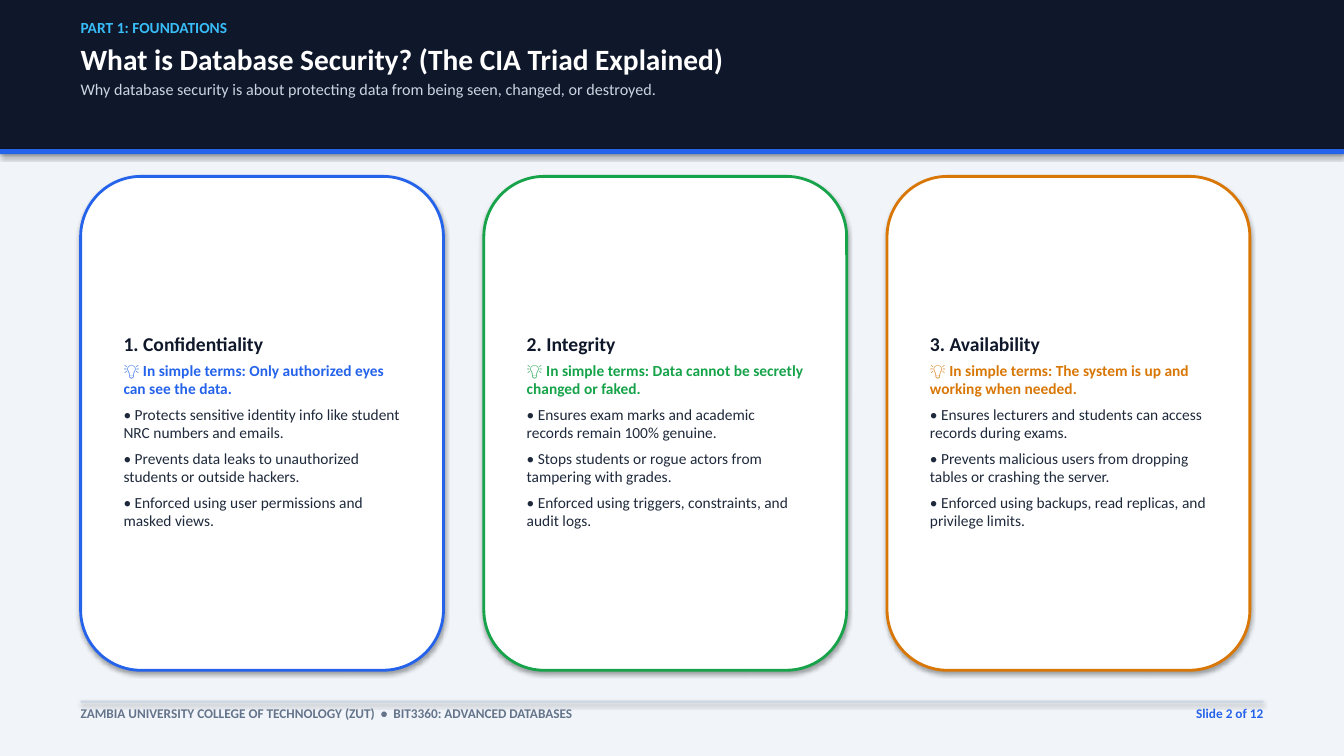
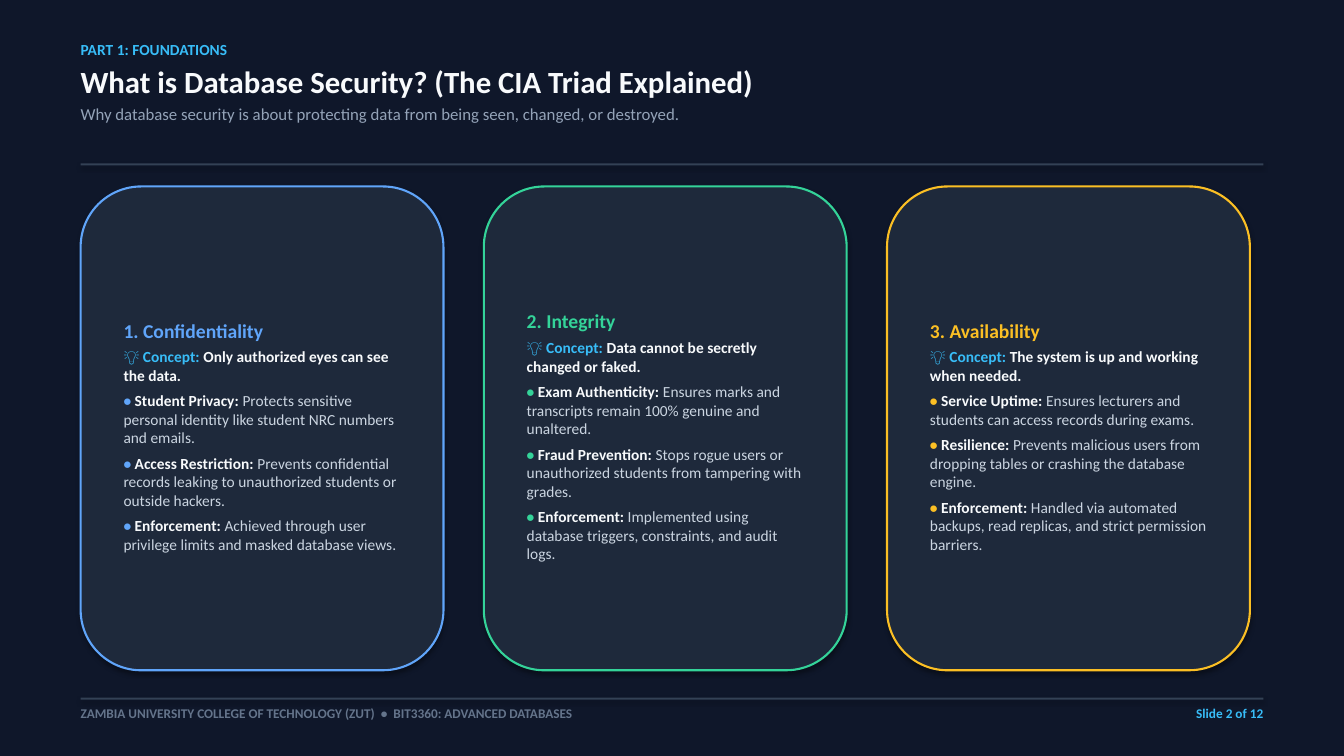
Before and after one commit to comfortpenyengwe-afk/ADA-assignment-for-the-ohns, a slide deck: slide 2 of BIT3360_Database_Security_Presentation.pptx. Drawn at 1344x756 pixels with LibreOffice and Linux fonts; fonts in the diff are those of the drawing. Boxes give left, top, right and bottom in pixels: in the first picture for what was removed or moved away, otherwise in the second. Text is boxed around its words. In the diff, an @@ line names an element or a change of style, - is before the commit and + after.

Commit message:
Apply dark cybersecurity theme to presentation deck and HTML matching Windows Security styling

```diff
--- a/BIT3360_Database_Security_Presentation.pptx
+++ b/BIT3360_Database_Security_Presentation.pptx
@@ rectangle at (x1=0, y1=0, x2=1344, y2=756): fill #F1F5F9 to #0F172A @@
@@ rectangle removed at (x1=0, y1=0, x2=1344, y2=149) @@
@@ text "PART 1: FOUNDATIONS" moved from (x1=81, y1=23, x2=723, y2=98) to (x1=81, y1=45, x2=753, y2=123) @@
@@ text at (x1=81, y1=70, x2=753, y2=123): size 21 to 22 pt, text colour #FFFFFF to #F8FAFC in "What is Database Security? (The CIA Triad ..."; size 11.5 to 12 pt, text colour #CBD5E1 to #94A3B8 in "Why database security is about protecting data ..."; more space between paragraphs @@
@@ rectangle resized from (x1=0, y1=149, x2=1344, y2=154) to (x1=81, y1=163, x2=1263, y2=165) @@
@@ rectangle at (x1=81, y1=163, x2=1263, y2=165): fill #2563EB to #334155 @@
@@ rounded rectangle "1. Confidentiality" resized from (x1=81, y1=176, x2=444, y2=670) to (x1=81, y1=187, x2=444, y2=670) @@
@@ rounded rectangle "1. Confidentiality" at (x1=81, y1=187, x2=444, y2=670): fill #FFFFFF to #1E293B; outline #2563EB 2 pt to #60A5FA 1.5 pt @@
@@ rounded rectangle "2. Integrity" resized from (x1=484, y1=176, x2=847, y2=670) to (x1=484, y1=187, x2=847, y2=670) @@
@@ rounded rectangle "2. Integrity" at (x1=484, y1=187, x2=847, y2=670): fill #FFFFFF to #1E293B; outline #16A34A 2 pt to #34D399 1.5 pt @@
@@ rounded rectangle "3. Availability" resized from (x1=887, y1=176, x2=1250, y2=670) to (x1=887, y1=187, x2=1250, y2=670) @@
@@ rounded rectangle "3. Availability" at (x1=887, y1=187, x2=1250, y2=670): fill #FFFFFF to #1E293B; outline #D97706 2 pt to #FBBF24 1.5 pt @@
@@ text in rounded rectangle at (x1=124, y1=324, x2=263, y2=341): text colour #0F172A to #60A5FA in "1. Confidentiality" @@
@@ text in rounded rectangle at (x1=527, y1=314, x2=615, y2=332): text colour #0F172A to #34D399 in "2. Integrity" @@
@@ text in rounded rectangle at (x1=930, y1=324, x2=1040, y2=341): text colour #0F172A to #FBBF24 in "3. Availability" @@
@@ text in rounded rectangle at (x1=124, y1=351, x2=397, y2=553): text changed; text colour #1E293B to #CBD5E1 @@
-💡 In simple terms: Only authorized eyes can see the data.
-• Protects sensitive identity info like student NRC numbers and emails.
-• Prevents data leaks to unauthorized students or outside hackers.
-• Enforced using user permissions and masked views.
+💡 Concept: Only authorized eyes can see the data.
+• Student Privacy: Protects sensitive personal identity like student NRC numbers and emails.
+• Access Restriction: Prevents confidential records leaking to unauthorized students or outside hackers.
+• Enforcement: Achieved through user privilege limits and masked database views.
@@ text in rounded rectangle at (x1=527, y1=342, x2=801, y2=562): text changed; text colour #1E293B to #CBD5E1 @@
-💡 In simple terms: Data cannot be secretly changed or faked.
-• Ensures exam marks and academic records remain 100% genuine.
-• Stops students or rogue actors from tampering with grades.
-• Enforced using triggers, constraints, and audit logs.
+💡 Concept: Data cannot be secretly changed or faked.
+• Exam Authenticity: Ensures marks and transcripts remain 100% genuine and unaltered.
+• Fraud Prevention: Stops rogue users or unauthorized students from tampering with grades.
+• Enforcement: Implemented using database triggers, constraints, and audit logs.
@@ text in rounded rectangle at (x1=930, y1=351, x2=1206, y2=550): text changed; text colour #1E293B to #CBD5E1 @@
-💡 In simple terms: The system is up and working when needed.
-• Ensures lecturers and students can access records during exams.
-• Prevents malicious users from dropping tables or crashing the server.
-• Enforced using backups, read replicas, and privilege limits.
+💡 Concept: The system is up and working when needed.
+• Service Uptime: Ensures lecturers and students can access records during exams.
+• Resilience: Prevents malicious users from dropping tables or crashing the database engine.
+• Enforcement: Handled via automated backups, read replicas, and strict permission barriers.
@@ rectangle at (x1=81, y1=698, x2=1263, y2=700): fill #CBD5E1 to #334155 @@
@@ text "Slide 2 of 12" at (x1=1196, y1=708, x2=1263, y2=718): text colour #2563EB to #38BDF8 @@
```
Also in this commit, not shown: 11 other slides changed, 7 other files.
